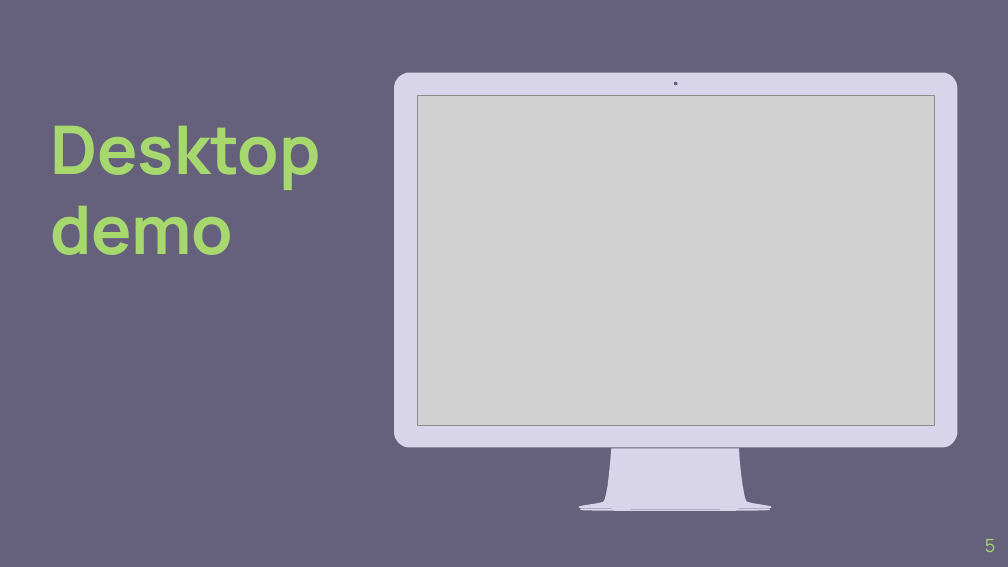
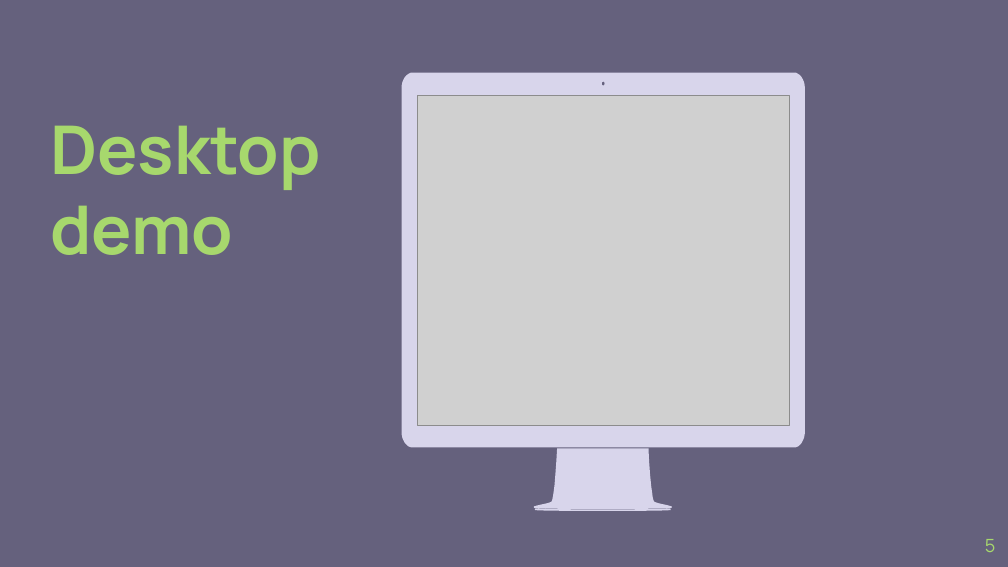
Before and after one commit to fpwirth/Data-Analytics-Project-2, a slide deck: slide 5 of ppt/theBigGreen_draft.pptx. Drawn at 1008x567 pixels with LibreOffice and Linux fonts; fonts in the diff are those of the drawing; grey boxes stand for pictures. Boxes give left, top, right and bottom in pixels: in the first picture for what was removed or moved away, otherwise in the second. Text is boxed around its words. In the diff, an @@ line names an element or a change of style, - is before the commit and + after.

Commit message:
add updated dashboard slide

```diff
--- a/ppt/theBigGreen_draft.pptx
+++ b/ppt/theBigGreen_draft.pptx
@@ freeform shape: place and size @@
-freeform shape at [394, 73, 958, 511]
+freeform shape at [401, 73, 804, 511]
@@ picture: place and size @@
-picture at [417, 96, 935, 425]
+picture at [417, 96, 789, 425]
```
